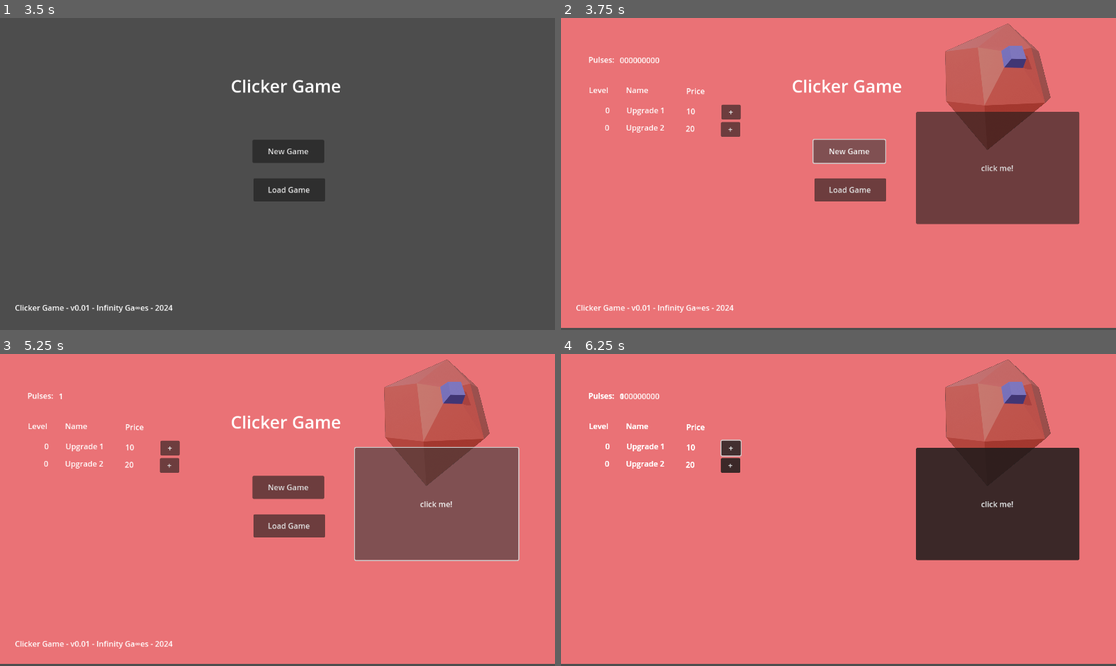
Above: before the commit, frames 1-4 (two rows, left to right).
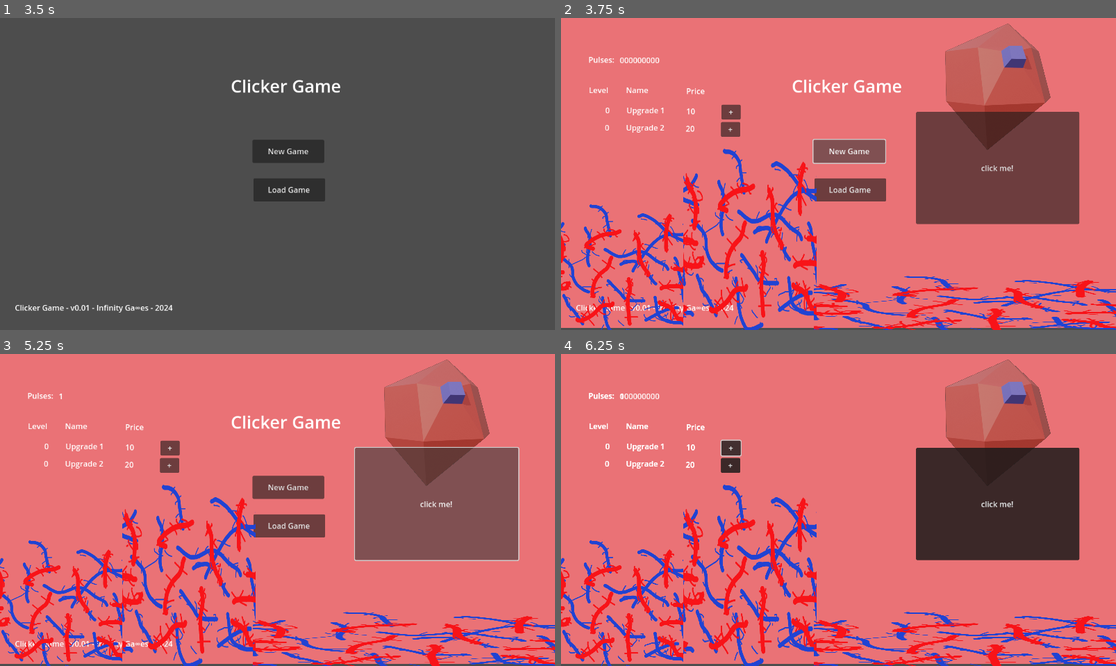
Above: after the commit, the same moments.

Repository: WaterLemur/clicker-game-git
Game: Godot game, scene res://scns/system.tscn
Same seed, same stepped clock (60 frames per second), same inputs: the game is played once before the commit and once after it.
Inputs:
- Up to frame 1 (3.5 s): tap Enter at 0.5, 2 s; tap Space at 1.25, 2.75 s
- Up to frame 2 (3.75 s): click "New Game" at 3.5 s
- Up to frame 3 (5.25 s): click "New Game" at 4.25 s; click "click me!" at 5 s
- Up to frame 4 (6.25 s): click "+" at 5.75 s

Frame 1 is identical in both runs. In frame 2, 9.0% of the frame differs, in the area x 0-100%, y 41-100%; in frame 3, 9.0%; in frame 4, 9.3%.

Commit message:
vessels image

Diff:
--- a/src/clicker-game/scns/upgrades.tscn
+++ b/src/clicker-game/scns/upgrades.tscn
@@ -1,7 +1,8 @@
-[gd_scene load_steps=3 format=3 uid="uid://bcf1j05owp6if"]
+[gd_scene load_steps=4 format=3 uid="uid://bcf1j05owp6if"]
 
 [ext_resource type="Script" path="res://assets/scripts/upgrades.gd" id="1_u0ney"]
 [ext_resource type="Texture2D" uid="uid://bsrm18o7khh0g" path="res://assets/images/Heart.png" id="2_s04t5"]
+[ext_resource type="Texture2D" uid="uid://dk85d7aqne3m7" path="res://assets/images/vessels.png" id="3_5nyjf"]
 
 [node name="Upgrades" type="Node"]
 script = ExtResource("1_u0ney")
@@ -105,6 +106,24 @@
 scale = Vector2(0.466777, 0.466777)
 texture = ExtResource("2_s04t5")
 
+[node name="Vessels2" type="Sprite2D" parent="."]
+z_index = 1
+position = Vector2(392.5, 465)
+scale = Vector2(0.541016, 0.804687)
+texture = ExtResource("3_5nyjf")
+
+[node name="Vessels" type="Sprite2D" parent="."]
+z_index = 1
+position = Vector2(115.247, 526)
+scale = Vector2(0.540029, 0.578125)
+texture = ExtResource("3_5nyjf")
+
+[node name="Vessels3" type="Sprite2D" parent="."]
+z_index = 1
+position = Vector2(841.753, 598)
+scale = Vector2(1.23925, 0.257812)
+texture = ExtResource("3_5nyjf")
+
 [node name="background" type="ColorRect" parent="."]
 z_index = -100
 offset_top = -2.0
Binary file added: src/clicker-game/assets/images/vessels.png
Not shown, added: src/clicker-game/assets/images/vessels.png.import
Not shown, changed: build/Clicker Game.zip
Not shown, changed: build/Clicker Game/index.html
Not shown, changed: build/Clicker Game/index.pck
Not shown, removed: files/Heart.png
